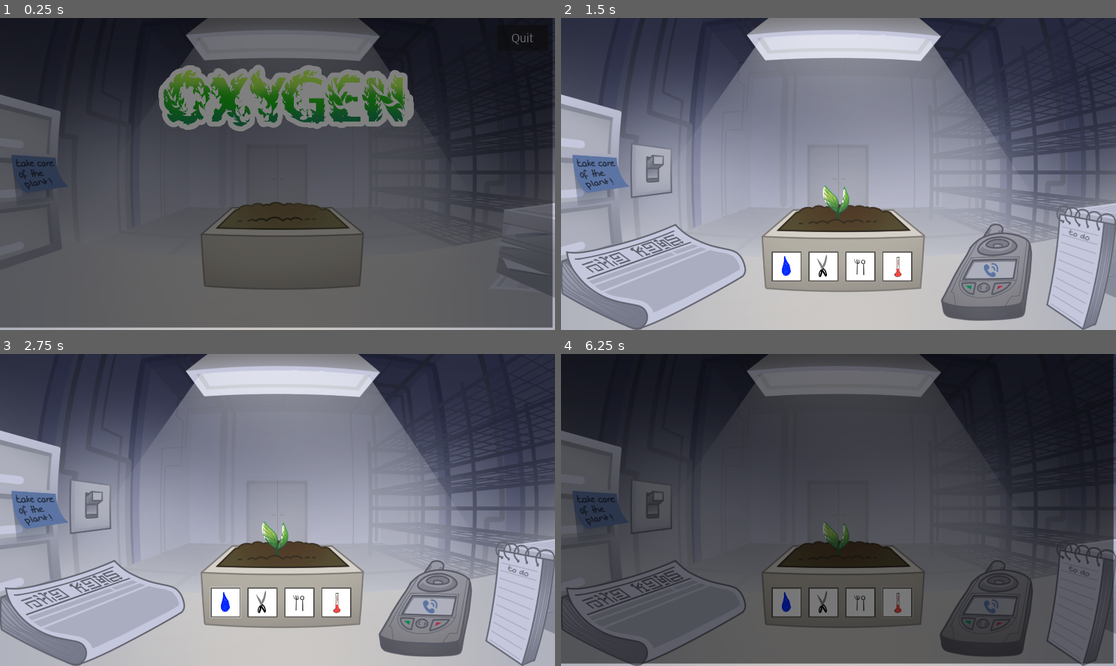
Above: before the commit, frames 1-4 (two rows, left to right).
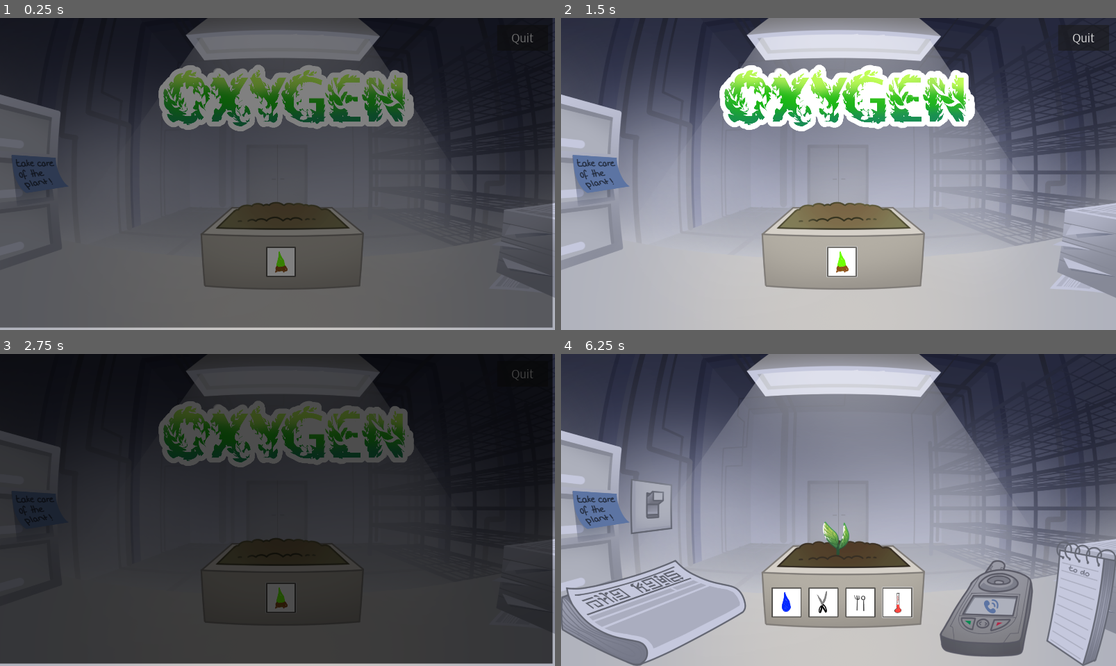
Above: after the commit, the same moments.

Repository: gringames/fem-devs-jam-24
Game: Godot game, scene res://menus/main_menu.tscn
The game is run twice, just before and just after one commit, with the same random seed, the same clock (stepped at 60 frames per second) and the same inputs. Sound files missing from this copy of the repository are replaced by a short silence.
Inputs (mouse positions are in pixels of both pictures, inside the frame that each line leads up to):
- Up to frame 1 (0.25 s): no input
- Up to frame 2 (1.5 s): click (844, 261) at 0.52 s; click (844, 261) at 1.27 s
- Up to frame 3 (2.75 s): click (227, 603) at 2.02 s
- Up to frame 4 (6.25 s): click (821, 603) at 2.77 s; click (788, 603) at 3.5 s; click (821, 603) at 4.25 s; click (860, 603) at 5 s; click (899, 603) at 5.75 s

The runs differ from the first frame. In frame 1, 0.5% of the frame differs, in the area x 47-54%, y 73-84%; in frame 2, 23%; in frame 3, 99%; in frame 4, 99%, in the area x 0-100%, y 0-100%.

Commit message:
use button in main menu and add sound to main menu

Diff:
--- a/femdevsjam24/menus/fade_to_game.gd
+++ b/femdevsjam24/menus/fade_to_game.gd
@@ -6,13 +6,14 @@
 var plantSFX: AudioStreamPlayer
 
 func _ready():
-	$Clickable.connect("mouse_clicked_on_object", _start_fading_out)
+	$Button.connect("pressed", _start_fading_out)
 	get_parent().get_node("0PotDry").hide()
 	plantSFX = $PlantSFX
 
 
 func _start_fading_out() -> void:
-	plantSFX.play()
+	plantSFX.play(1.6)
+	await plantSFX.finished
 	fade.fade_to_black()
 	fade.connect("fade_out_finished", change_scene)
 
--- a/femdevsjam24/menus/main_menu.tscn
+++ b/femdevsjam24/menus/main_menu.tscn
@@ -5,7 +5,7 @@
 [ext_resource type="PackedScene" uid="uid://cl1gpg5puexqu" path="res://Game/Background.tscn" id="2_41n3b"]
 [ext_resource type="Script" path="res://menus/quit_game.gd" id="2_a1ba0"]
 [ext_resource type="PackedScene" uid="uid://dpjpp33w2ydhf" path="res://menus/main_menu_pot.tscn" id="3_k2jjv"]
-[ext_resource type="AudioStream" uid="uid://vfbj25dr5kcf" path="res://Sounds/Watering the plant Short.wav" id="4_j5auq"]
+[ext_resource type="AudioStream" uid="uid://bg5o067ywqve4" path="res://Sounds/planting potting digging.mp3" id="4_1jqq5"]
 [ext_resource type="PackedScene" uid="uid://cdbw55po5v68o" path="res://Game/black_fade.tscn" id="5_wm6mt"]
 [ext_resource type="FontFile" uid="uid://cfk57avok16na" path="res://Fonts/arsenal/Arsenal-Regular.otf" id="5_x1fmw"]
 [ext_resource type="AudioStream" uid="uid://co6mhkiea3kty" path="res://Music/Day 0 Soundscape Room Noise.mp3" id="7_ewkgf"]
@@ -35,7 +35,7 @@
 fade = NodePath("../../BlackFadeCanvasLayer")
 
 [node name="PlantSFX" type="AudioStreamPlayer" parent="Background/0PotDry2"]
-stream = ExtResource("4_j5auq")
+stream = ExtResource("4_1jqq5")
 
 [node name="CreditsButton" type="Button" parent="."]
 visible = false
--- a/femdevsjam24/menus/main_menu_pot.tscn
+++ b/femdevsjam24/menus/main_menu_pot.tscn
@@ -2,14 +2,16 @@
 
 [ext_resource type="Texture2D" uid="uid://bel1dyr6sigsc" path="res://Art/Plant/0_Pot_Dry.png" id="1_oq6ly"]
 [ext_resource type="Script" path="res://menus/fade_to_game.gd" id="2_fy5wt"]
-[ext_resource type="PackedScene" uid="uid://cr8ow5elky823" path="res://ClickableObjects/Clickable.tscn" id="2_okok4"]
+[ext_resource type="Texture2D" uid="uid://cj05jjcoa7byn" path="res://Art/Mock/seed_btn.png" id="3_246f8"]
 
 [node name="0PotDry2" type="Sprite2D"]
 position = Vector2(1000, 528)
 texture = ExtResource("1_oq6ly")
 script = ExtResource("2_fy5wt")
 
-[node name="Clickable" parent="." node_paths=PackedStringArray("visuals") instance=ExtResource("2_okok4")]
-position = Vector2(0, 256)
-scale = Vector2(29.7867, -16.9253)
-visuals = [NodePath("..")]
+[node name="Button" type="Button" parent="."]
+offset_left = -56.0
+offset_top = 264.0
+offset_right = 48.0
+offset_bottom = 368.0
+icon = ExtResource("3_246f8")
Binary file added: femdevsjam24/Art/Mock/seed_btn.png
Not shown, added: femdevsjam24/Art/Mock/seed_btn.png.import
